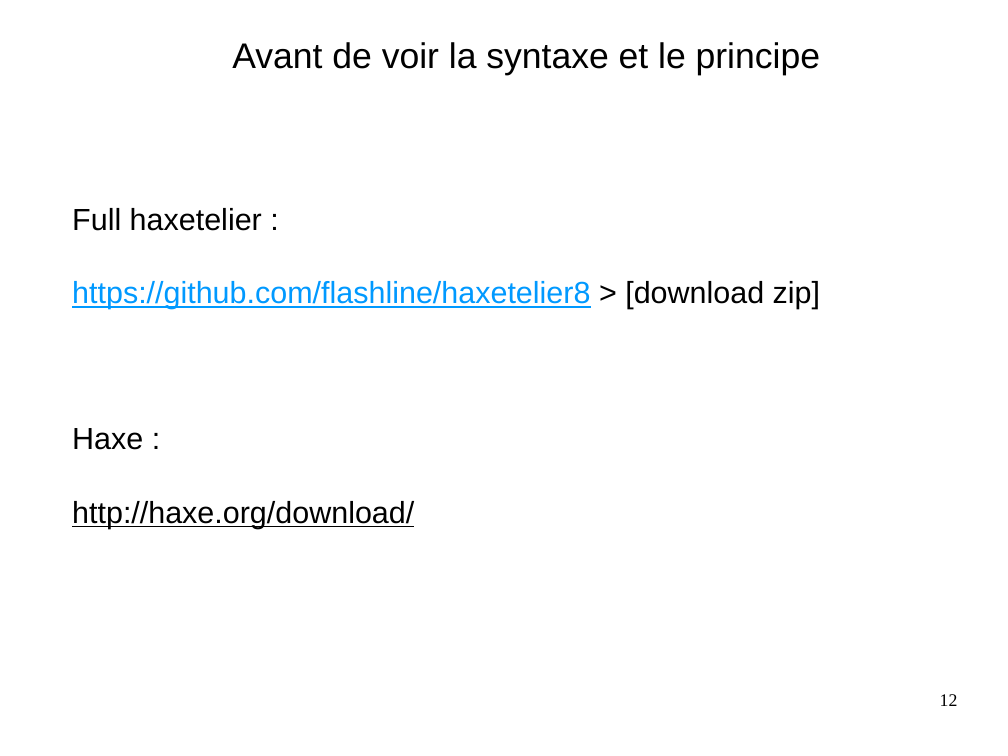
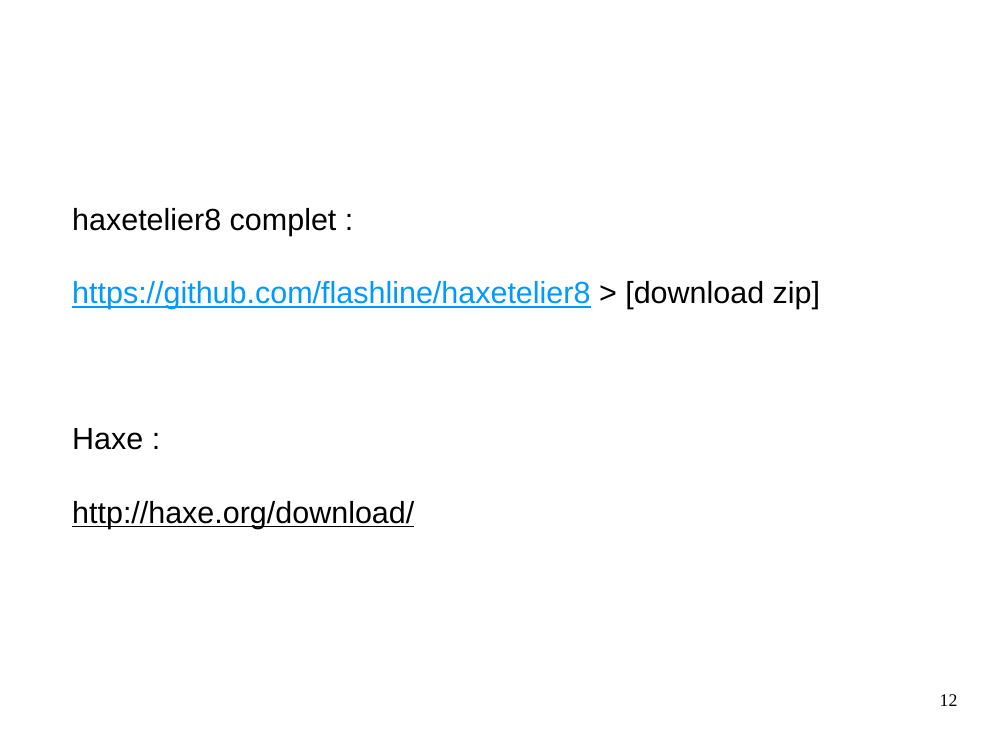
Before and after one commit to flashline/Haxetelier8, a slide deck: slide 12 of odp/haxetelier8.forScreen.odp. Drawn at 1008x756 pixels with LibreOffice and Linux fonts; fonts in the diff are those of the drawing. Boxes give left, top, right and bottom in pixels: in the first picture for what was removed or moved away, otherwise in the second. Text is boxed around its words. In the diff, an @@ line names an element or a change of style, - is before the commit and + after.

```diff
--- a/odp/haxetelier8.forScreen.odp
+++ b/odp/haxetelier8.forScreen.odp
@@ text removed at <box>232,42,820,75</box> @@
-Avant de voir la syntaxe et le principe
@@ text at <box>72,208,337,236</box>: text changed @@
-Full haxetelier :
+haxetelier8 complet :
```
Also in this commit, not shown: 1 other slide changed, 7 other files.
